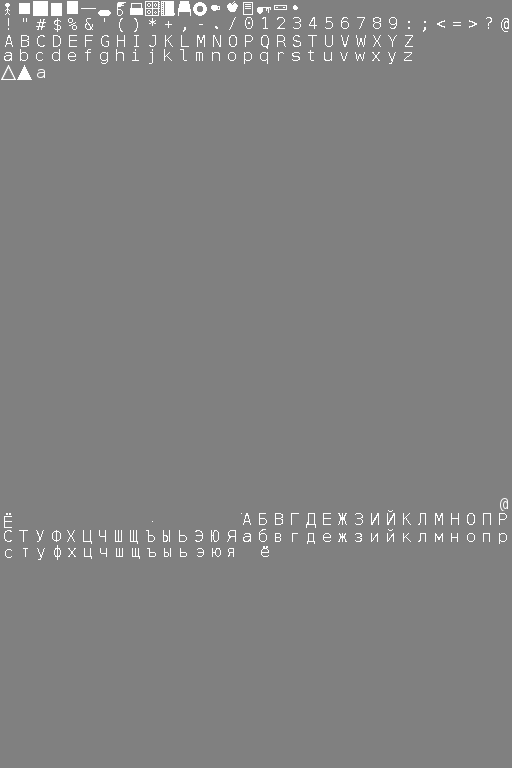
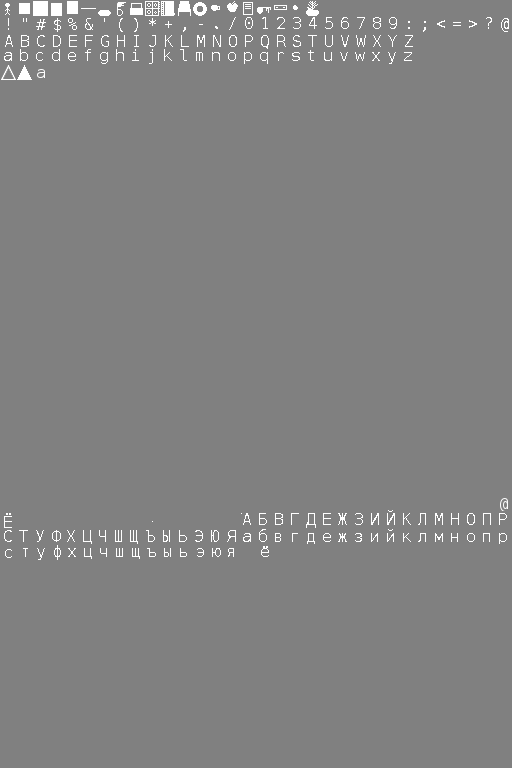
The second (512, 768) image is a revision of the first. Changes to its layers:
painted on "char1" over [306, 1, 319, 16]
